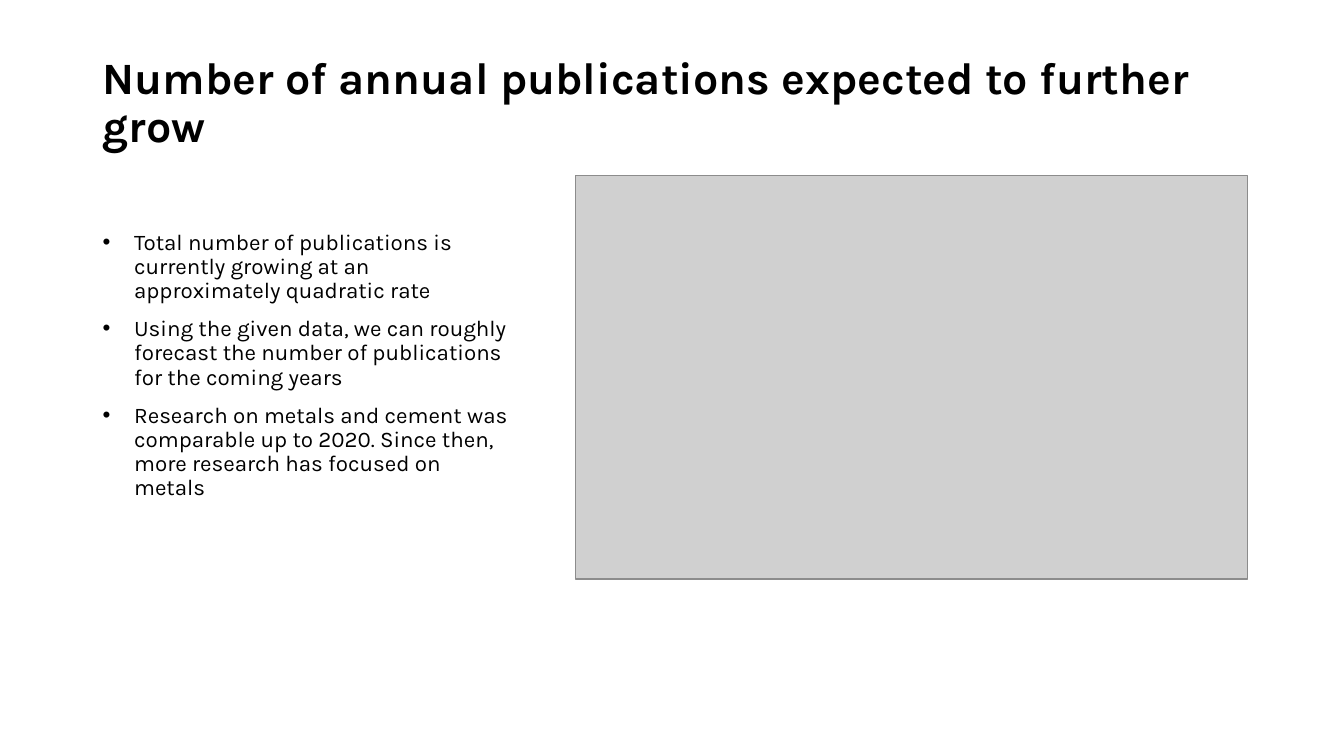
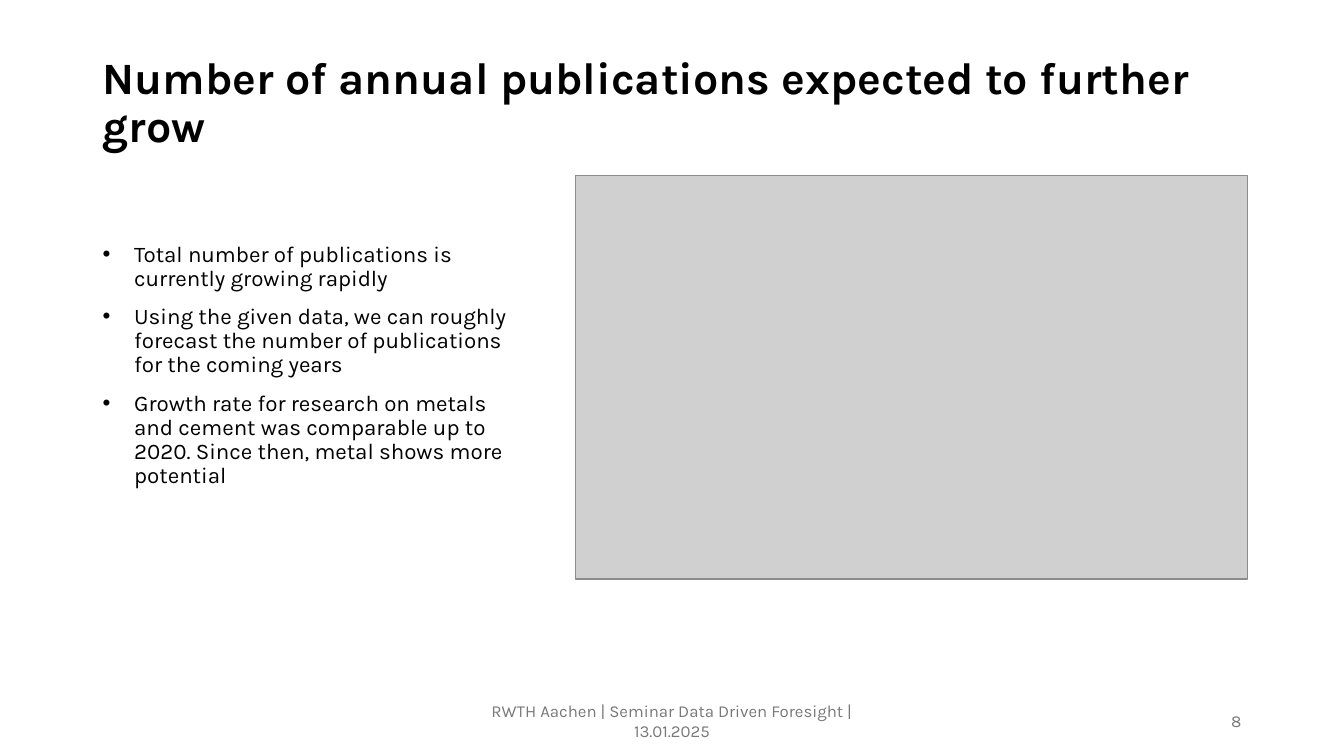
Before and after one commit to GMPuntigam/DataDrivenForesight, a slide deck: slide 8 of presentation/DataDrivenForesight.pptx. Drawn at 1344x756 pixels with LibreOffice and Linux fonts; fonts in the diff are those of the drawing; grey boxes stand for pictures. Boxes give left, top, right and bottom in pixels: in the first picture for what was removed or moved away, otherwise in the second. Text is boxed around its words. In the diff, an @@ line names an element or a change of style, - is before the commit and + after.

```diff
--- a/presentation/DataDrivenForesight.pptx
+++ b/presentation/DataDrivenForesight.pptx
@@ text at (x1=134, y1=246, x2=451, y2=292): text changed @@
-• Total number of publications is currently growing at an approximately quadratic rate
+• Total number of publications is currently growing rapidly
@@ text at (x1=134, y1=395, x2=503, y2=489): text changed @@
-• Research on metals and cement was comparable up to 2020. Since then, more research has focused on metals
+• Growth rate for research on metals and cement was comparable up to 2020. Since then, metal shows more potential
@@ text added at (x1=491, y1=705, x2=843, y2=737), 12 pt, text #797979 @@
+RWTH Aachen | Seminar Data Driven Foresight | 13.01.2025
@@ page number added at (x1=1231, y1=716, x2=1241, y2=727), 12 pt, text #797979 @@
+8
```
Also in this commit, not shown: 17 other slides changed, 3 slides added, 2 slides removed, 1 other file.
